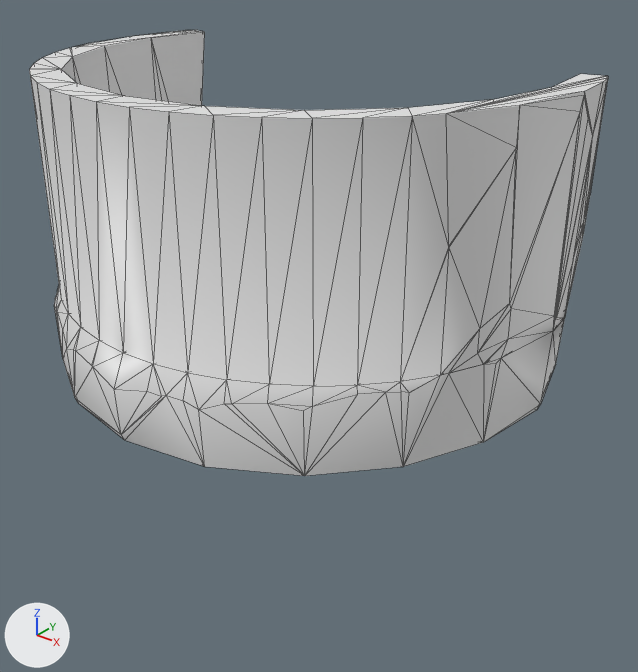
What one commit did to the OBJ model characters/meshes/hair_low_ponytail_cut_main.obj.
Before and after are seen from a 50 mm lens placed at (0.288, -0.36, 0.118), pointed at (0.027, -0.034, -0.083). Every picture has the same lights, and +X, +Y and +Z are marked at lower left. The first picture is the older version. Mesh edges are drawn as thin lines. Where no turn or scale is listed for an object, it has been applied to the vertices. Vertices at exactly the same position are counted once.

In view in the first picture: 'hair_low_ponytail_cut_main'.
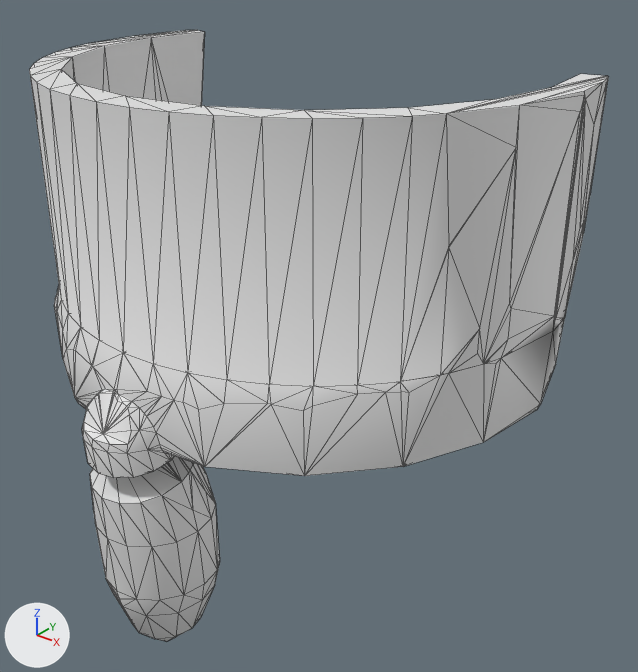
The edits, one by one:
me_hair_low_ponytail_cut_main is used by ob_hair_low_ponytail_cut_main; location (0.0, 0.0, 0.0).
me_hair_low_ponytail_cut_main had 240 vertices, 555 faces and spanned x -0.14..0.14, y -0.147..0.042, z -0.105..0.05.
me_hair_low_ponytail_cut_main now has 437 vertices, 942 faces and spans x -0.14..0.14, y -0.162..0.042, z -0.231..0.05.
me_hair_low_ponytail_cut_main part 1: a new loose piece of 122 vertices spanning x -0.03..0.03, y -0.161..-0.099, z -0.231..-0.117.
me_hair_low_ponytail_cut_main part 2: 2 vertices moved from x 0.038..0.139, y -0.14..0.009, z -0.071..0.037 to x 0.038..0.14, y -0.14..0.001, z -0.072..0.047; 13 vertices removed from x -0.129..0.139, y -0.146..0.04, z -0.104..0.05; 88 vertices added at x -0.133..0.14, y -0.162..0.039, z -0.113..0.05.

Location of each change, [x1, y1, x2, y2] in pixels of the pictures (638 x 672 px):
'hair_low_ponytail_cut_main', reshaped (37% taller)
    before: [29, 30, 608, 476]
    after: [29, 30, 608, 641]
part 1 of me_hair_low_ponytail_cut_main, added
    after: [90, 457, 220, 641]
part 2 of me_hair_low_ponytail_cut_main, built on
    before: [75, 30, 608, 475]
    after: [75, 77, 608, 478]
